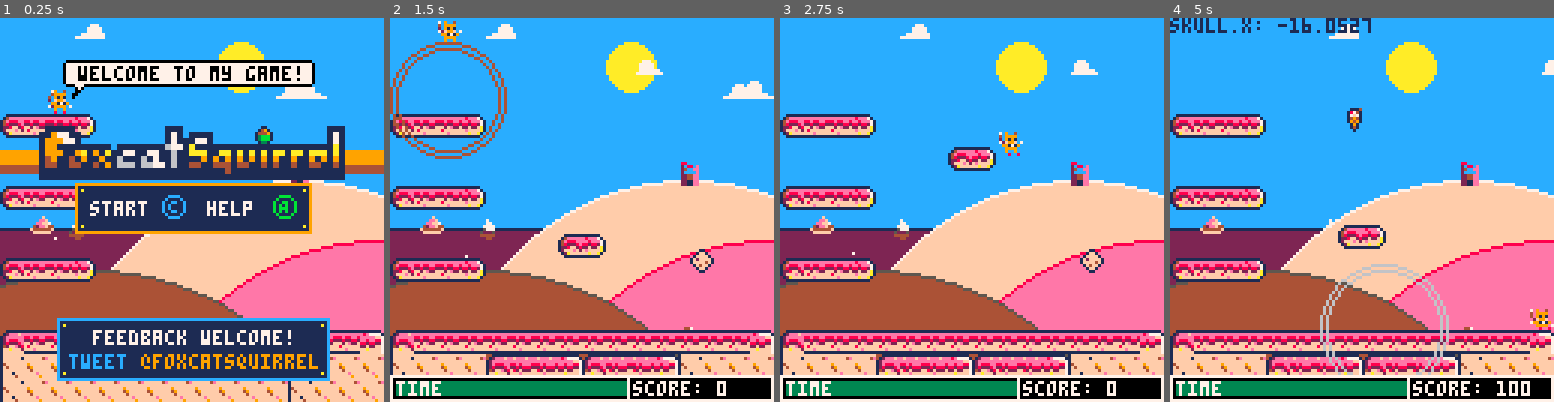
Above: before the commit, frames 1-4 (left to right).
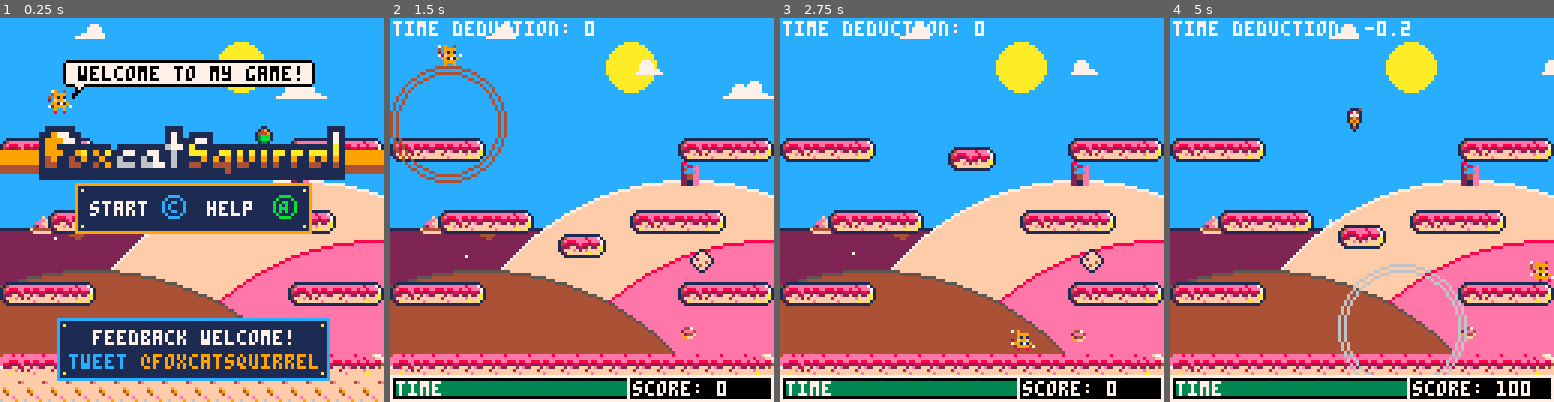
Above: after the commit, the same moments.

Repository: daddynewts/foxcatsquirrel
Game: PICO-8 cartridge foxcatsquirrel.p8
The game is run twice, just before and just after one commit, with the same random seed, the same clock (stepped at 60 frames per second) and the same inputs.
Inputs:
- Up to frame 1 (0.25 s): no input
- Up to frame 2 (1.5 s): tap X (X key) at 0.33, 1.07 s; tap O (Z key) at 0.7 s
- Up to frame 3 (2.75 s): hold Right 1.6-2.1 s; tap O (Z key) at 1.7, 2.1, 2.5 s; tap X (X key) at 1.85 s; hold Right from 2.47 s (still down)
- Up to frame 4 (5 s): tap O (Z key) every 0.4 s from 2.9 to 4.9 s; tap X (X key) at 2.97, 4.08 s; release Right at 3.03 s; hold Left 3.08-3.58 s; hold Down 3.63-3.97 s; hold Right 4.02-4.68 s

The runs differ from the first frame. In frame 1, 11% of the frame differs, in the area x 0-100%, y 25-100%; in frame 2, 25%; in frame 3, 23%; in frame 4, 26%, in the area x 0-100%, y 0-93%.

Commit message:
More enemy collision improvements
But the time deduction stopped working.

Diff:
--- a/foxcatsquirrel.p8
+++ b/foxcatsquirrel.p8
@@ -11,7 +11,7 @@
  level=0 -- def 0, playground 5
  count=0
  points=0
- addfood=7 -- 7 for instant enemy
+ addfood=1 -- 7 for instant enemy
  is_shockwave=false
 
  init_times()
@@ -47,7 +47,7 @@
 
  -- effects settings
  explode_size = 1
- explode_amount = flr(12)
+ explode_amount = flr(rnd(10))+4
  explode_colours = {9}
 
  shockwave_size = 5
@@ -162,6 +162,7 @@
  airtime=0
  glidetime=0
  leveltime=1
+ timegain=10
  delay=100
  timededuction=0
  platformtime=0
@@ -202,21 +203,22 @@
 -- not in the main body!
 -- sfx(-2)
  --music(-1) -- music off
- timegain=count -- default 12
- timeleft-=timededuction
- timededuction=0
+-- timegain=count -- default 12
+-- timeleft-=timededuction
+-- timededuction=25 -- default 25?
  --0.1*(count/6) -- default 0.1*(count/6)
 end
 
 function test_ui()
- --print("time deduction: "..timededuction,cam_x+1,1,7)
+ print("time deduction: "..timededuction,cam_x+1,1,7)
  --print("approach: "..enemyapproach,cam_x+1,17,7)
  --print("vplatform.y: "..vplatform.y,cam_x+1,9,7)
  --print("hplatform.x: "..hplatform.x,cam_x+1,17,7)
  --food hitbox
- if #skulls>=1 then
-  print("skull.x: "..skull.x,0,0,1)
- end
+-- if #skulls>=1 then
+--  print("skull.x: "..flr(skull.x),0,0,1)
+--  print("skull.y: "..flr(skull.y),0,8,1)
+-- end
  --rect(food.x-20,food.y-20,food.x+24,food.y+24,7)
 end
 -->8
@@ -254,7 +256,7 @@
 end
 
 function update_game()
-  test_mode()
+--  test_mode()
   update_fx()
   player_update()
   level_gimmicks()
@@ -288,6 +290,7 @@
 end
 
 function timecheck()
+ timeleft-=timededuction
  if timeleft >=78 then
   timeleft=78
  end
@@ -411,14 +414,14 @@
 
  --slide
  if player.running
- and not btn(⬅️)
- and not btn(➡️)
- and player.landed
- and not player.falling
- and not player.gliding
- and not player.jumping then
-    player.running=false
-    player.sliding=true
+  and not btn(⬅️)
+  and not btn(➡️)
+  and player.landed
+  and not player.falling
+  and not player.gliding
+  and not player.jumping then
+   player.running=false
+   player.sliding=true
  end
 
  -- slide turn to left
@@ -472,7 +475,6 @@
  end
 
  -- drop-through
- --if player.landed
  if collide_map(player,"down",0)
  and player.landed
  and not collide_map(player,"down",4)
@@ -480,7 +482,7 @@
  and btn(⬇️)
  then player.jumping=false
       player.y+=7
-   if player.y>110 then player.y=110
+  if player.y>110 then player.y=110
  end
  end
 
@@ -984,6 +986,7 @@
  points+=100+10*flr(glidetime)
  -- points+=flr(10000/timeleft)
  timeleft+=timegain	--default 25?
+ timededuction+=(count-2/10)
  count+=addfood
  del(foods,food)
  sfx(rnd(eat_sfx),1)
@@ -1654,7 +1657,7 @@
 
  for i=1,1 do
   skull={
-    x=cam_x-player.x,
+    x=cam_x+52,
     y=flr(64)-player.y,
    }
   add(skulls,skull)
@@ -1770,8 +1773,6 @@
   and skull.x > shockwave_x-20
   and skull.x < shockwave_x+20
    then
-    skull.x-=cos(enemyangle)-((skull.x-shockwave_x)/5)
-    skull.y-=sin(enemyangle)--(skull.y-shockwave_y)
     skullchase=false
    end
   end
@@ -1779,6 +1780,10 @@
   if is_shockwave==false then
   skullchase=true
  end
+  if skullchase==false then
+   skull.x-=cos(enemyangle)-((skull.x-shockwave_x)/20)
+   skull.y-=sin(enemyangle)-((skull.y-shockwave_y)/20)
+  end
 end
 
 function draw_skull()
@@ -2031,7 +2036,7 @@
 7228ff28ff2fe22f22f22f4ff49fffff0424444000000000005d6700155555510000000000100100000000000000000000000000000000000000000000000000
 fffffef2f8fffffffeffffffff4fffff0242224000000000005dd700125555510000000001000010000000000000000000000000000000000000000000000000
 fffafffffffeffffffafffffffffefff002444200000000000055000155555510000000001000000000000000000000000000000000000000000000000000000
-fffffffffffffffffffffffffffff9ff00022200000000000000000015555d510000000000000000000000000000000000000000000000000000000000000000
+ffffffffffffffffffffffff6ffff9ff00022200000000000000000015555d510000000000000000000000000000000000000000000000000000000000000000
 1fffffff0000000000000000000000000000000000000000000000000ddd5dd5dddddd5000000000000000000000000000000000000000000000000000000000
 1ffffff1000000000000000000000000000000000000000000000000ddddddddd5dddddd00000000000000000000000000000000000000000000000000000000
 1fffffff000000000000000000000000000000000000000000000000ddd555dddd5dd55d00000000000000000000000000000000000000000000000000000000
@@ -2186,60 +2191,60 @@
 000000000000000000000000000000000000000000000000262b000000002600000000000000000000000000000040414200005200530000000053005200004000000000000000000000000000000000d70000000000002600000000000000410000000000000000000000000000000000000000000000000000000000000000
 0000000000000000000000000000000000002b00000000002600000000002b0000000000000000000000000000004041420000000053000000005300000000400000000000c6e80000e7c80000000000000000000000002600000000000000410000000000000000000000000000000000000000000000000000000000000000
 000000000000000000000000000000003a0000000000000026000000000000000000000000000000000000000000404142000000005300000000530000000040000000000000d70000d7000000000000000000000000002600000000000000410000000000000000000000000000000000000000000000000000000000000000
-4849494a000000000000000000000000000024250000000026000000000000000000000000000000000000000000404142000000005176767676500000000040c7c800000000d70000d700000000c6c7c70000000000002600000000000000410000000000000000000000000000000000000000000000000000000000000000
-00000000000000000000000000000000000000000000002436250000000000240000000000000000000000000000404142570000000000000000000000005640000000000000d70000d7000000000000d70000000000002600000000000000410000000000000000000000000000000000000000000000000000000000000000
+00000000000000000000000000000000000024250000000026000000000000000000000000000000000000000000404142000000005176767676500000000040c7c800000000d70000d700000000c6c7c70000000000002600000000000000410000000000000000000000000000000000000000000000000000000000000000
+4849494a00000000000000004849494a000000000000002436250000000000240000000000000000000000000000404142570000000000000000000000005640000000000000d70000d7000000000000d70000000000002600000000000000410000000000000000000000000000000000000000000000000000000000000000
 000000000000000000000000c90000000000000000000000000000000000000000000000000000000000000000004041420057000000000000000000005600400000000000c6e80000e7c80000000000d70000000000002600000000000000410000000000000000000000000000000000000000000000000000000000000000
-4849494a000000000000000000000000000000000000000000000000000000000000000000000000000000000000404142765000000000000000000000517640000000000000d70000d7000000000000d700cacaca000026000000000000004100000000000000000000000000000000002b0000000000002b00000000002b00
-00000000000000000000000000000000242323250000000000000000000000000000000000000000000000c20000404142000000000000000000000000000040c7c7c8000000d70000d7000000000000d70000000000002600000000000000410000000000000000000000000000000000000000000000000000000000000000
+00000000000000000000000000000000000000000000000000000000000000000000000000000000000000000000404142765000000000000000000000517640000000000000d70000d7000000000000d700cacaca000026000000000000004100000000000000000000000000000000002b0000000000002b00000000002b00
+00004849494a000000004849494a0000242323250000000000000000000000000000000000000000000000c20000404142000000000000000000000000000040c7c7c8000000d70000d7000000000000d70000000000002600000000000000410000000000000000000000000000000000000000000000000000000000000000
 00000000000000000000000000000000000000000000000000000000000000000000000000000000000000000000404142000000000000000000000000000040000000000000d70000d700000000c6c7c73500000000000000000000000000410000000000000000000000000000000000000000000000000000000000000000
-4849494a0000000000000000000000000000000000000000000000000000000000000000000000000000000000004041420038000000000000000000003800400000000000c6e80000e7c80000000000d700000000000000000000000000004100000000000000000000000000000000000000002b0000000000002b00000000
-0000000000000000000000000000000000000000000024363625000000000024404142000000000000000000404141414200380052000000000000000038004000000000000000000000000000000000d70000000000000000000000000000410000000000000000000000000000000000000000000000000000000000000000
+000000000000000000000000000000000000000000000000000000000000000000000000000000000000000000004041420038000000000000000000003800400000000000c6e80000e7c80000000000d700000000000000000000000000004100000000000000000000000000000000000000002b0000000000002b00000000
+4849494a00000000000000004849494a00000000000024363625000000000024404142000000000000000000404141414200380052000000000000000038004000000000000000000000000000000000d70000000000000000000000000000410000000000000000000000000000000000000000000000000000000000000000
 0000000000000000000000000000000000000000000000000000000000000000404142000000000000000000404141414200380000670000000067000038004000000000000000000000000000000000d70000000000000000000000000000410000000000000000000000000000000000000000000000000000000000000000
-f04949494949494949494949494949f200290054000000003c3b000054003c00404142355454000000545435404141414200370054770000000077540037004035000000000000000000000000000035413500000000003500000000000000410000000000000000000000000000000000000000000000000000000000000000
-e0d3d3d3f0f1f1f2f0f1f1f2e0d3d3d3101210121210101210121212101210124041414141426868684041414141414141414141414141414141414141414141c6c7c80000c6c7c7c7c7c80000c6c7c8421212121212121212121212121212416161616161616161616161616161616127272727272727272727272727272727
-e0d3d3d3d3d3d3d3d3d3d3d3e0d3d3d313131313131313131313131313131313000000000000000000000000000000000000000000000000000000000000000000000000000000000000000000000000003333333333333333333333333333330000000000000000000000000000000000000000000000000000000000000000
-…(45 lines of a section not shown)…
+0000000000000000000000000000000000290054000000003c3b000054003c00404142355454000000545435404141414200370054770000000077540037004035000000000000000000000000000035413500000000003500000000000000410000000000000000000000000000000000000000000000000000000000000000
+d0d1d1d1d1d1d1d1d1d1d1d1d1d1d1d2101210121210101210121212101210124041414141426868684041414141414141414141414141414141414141414141c6c7c80000c6c7c7c7c7c80000c6c7c8421212121212121212121212121212416161616161616161616161616161616127272727272727272727272727272727
+d3d3d3d3d3d3d3d3d3d3d3d3d3d3d3d313131313131313131313131313131313000000000000000000000000000000000000000000000000000000000000000000000000000000000000000000000000003333333333333333333333333333330000000000000000000000000000000000000000000000000000000000000000
+…(45 lines of a section not shown)…
